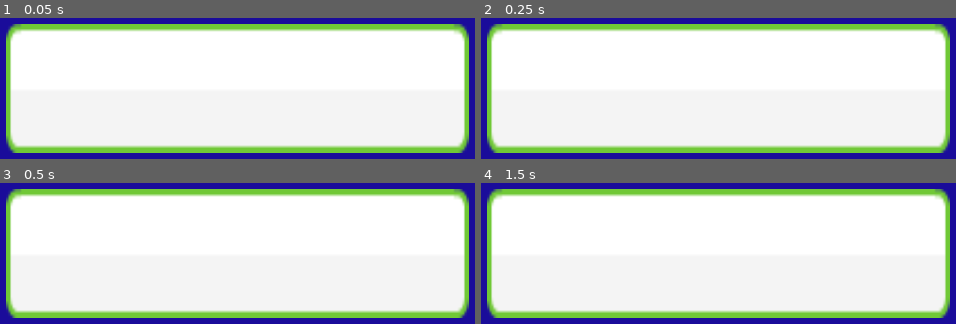
Above: before the commit, frames 1-4 (two rows, left to right).
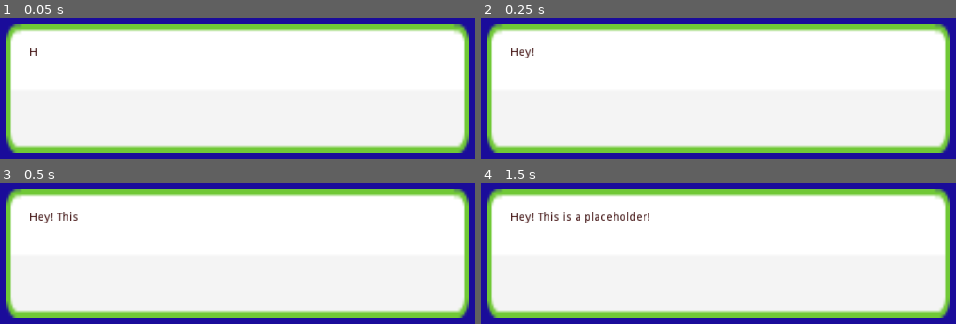
Above: after the commit, the same moments.

Repository: yang-official/super-secret-star-project
Game: Godot game, scene res://entities/dialogue/dialogue_box.tscn
Same seed, same stepped clock (60 frames per second), same inputs: the game is played once before the commit and once after it. The project has no main scene, so this scene is started directly.
Inputs (mouse positions are in pixels of both pictures, inside the frame that each line leads up to):
- Up to frame 1 (0.05 s): no input
- Up to frame 2 (0.25 s): no input
- Up to frame 3 (0.5 s): no input
- Up to frame 4 (1.5 s): tap Enter at 0.5 s; move the mouse to (outside the picture) at 0.52 s; hold Right (ui_right) 0.53-1.28 s; tap Space at 0.77, 1.25 s; move the mouse to (outside the picture) at 1.27 s; hold Down (ui_down) from 1.28 s (still down)

The runs differ from the first frame. In frame 1, less than 0.1% of the frame differs, in the area x 6-8%, y 21-27%; in frame 2, 0.2%; in frame 3, 0.3%; in frame 4, 0.9%, in the area x 6-36%, y 20-29%.

Commit message:
added dialogue script

Diff:
--- /dev/null
+++ b/entities/dialogue/dialogue.gd
@@ -0,0 +1,17 @@
+extends RichTextLabel
+
+var dialog = ["Hey! This is a placeholder!"]
+var page = 0
+
+# Called when the node enters the scene tree for the first time.
+func _ready():
+	set_bbcode(dialog[page])
+	set_visible_characters(0)
+
+# Called every frame. 'delta' is the elapsed time since the previous frame.
+#func _process(delta):
+#	pass
+
+
+func _on_Timer_timeout():
+	set_visible_characters(get_visible_characters()+1)
--- a/entities/dialogue/dialogue_box.tscn
+++ b/entities/dialogue/dialogue_box.tscn
@@ -1,19 +1,30 @@
-[gd_scene load_steps=2 format=2]
+[gd_scene load_steps=3 format=2]
 
 [ext_resource path="res://assets/sprites/hud/buttonGreen.png" type="Texture" id=1]
+[ext_resource path="res://entities/dialogue/dialogue.gd" type="Script" id=2]
 
-[node name="dialogue_box" type="Area2D"]
+[node name="dialogue_box" type="Polygon2D"]
 position = Vector2( 320, 850 )
 
 [node name="Sprite" type="Sprite" parent="."]
 scale = Vector2( 2.5, 4 )
 texture = ExtResource( 1 )
+__meta__ = {
+"_edit_group_": true
+}
 
-[node name="RichTextLabel" type="RichTextLabel" parent="."]
+[node name="dialogue" type="RichTextLabel" parent="."]
 margin_left = -250.0
 margin_top = -50.0
 margin_right = 250.0
 margin_bottom = 50.0
+custom_colors/default_color = Color( 0.223529, 0, 0, 1 )
+script = ExtResource( 2 )
 __meta__ = {
 "_edit_group_": true
 }
+
+[node name="Timer" type="Timer" parent="."]
+wait_time = 0.05
+autostart = true
+[connection signal="timeout" from="Timer" to="dialogue" method="_on_Timer_timeout"]
